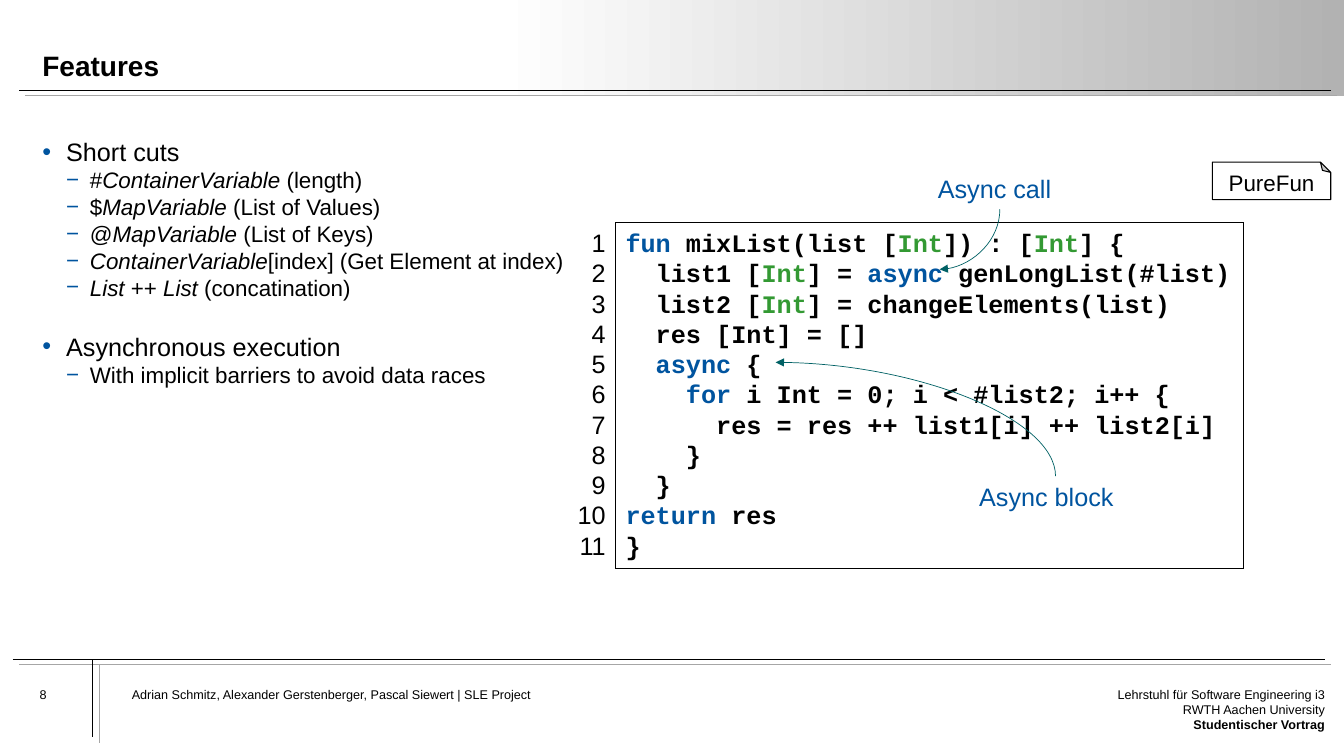
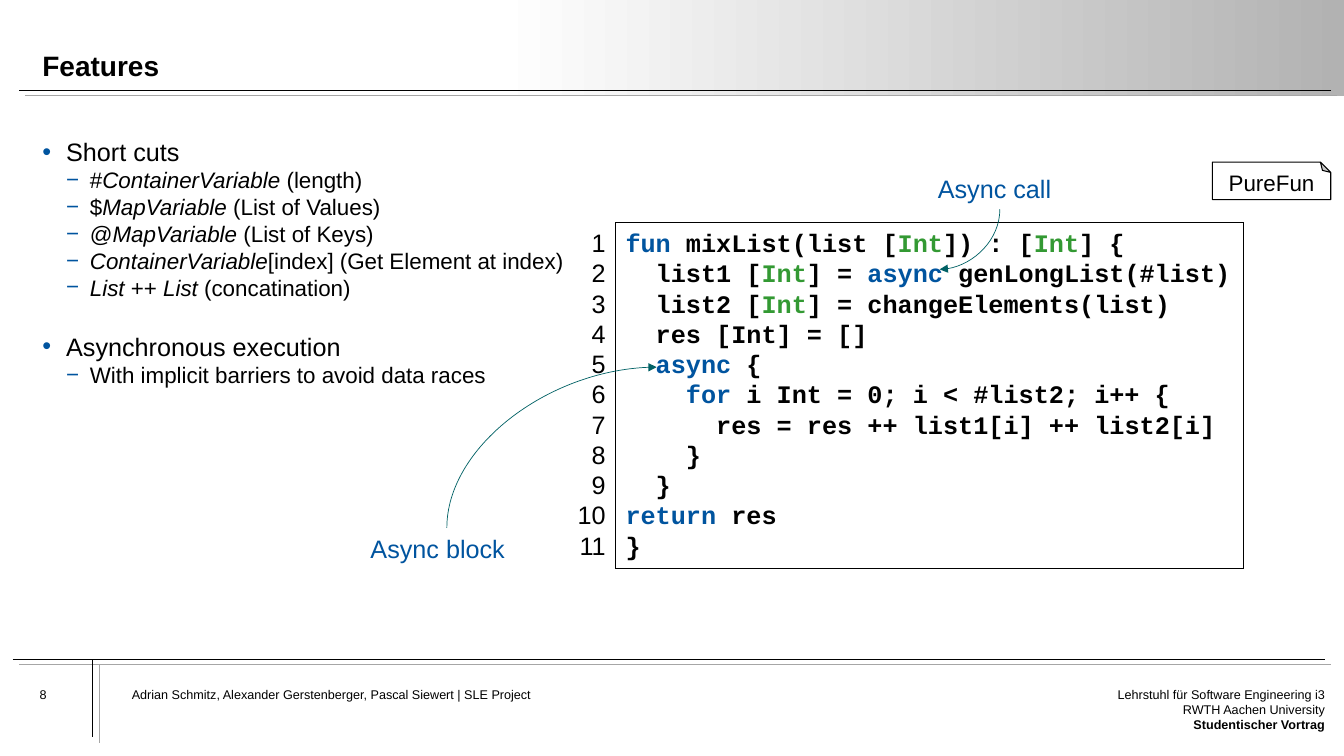
Before and after one commit to Atrisan/PureFun, a slide deck: slide 8 of Presentation/PureFun-Presentation.pptx. Drawn at 1344x756 pixels with LibreOffice and Linux fonts; fonts in the diff are those of the drawing. Boxes give left, top, right and bottom in pixels: in the first picture for what was removed or moved away, otherwise in the second. Text is boxed around its words. In the diff, an @@ line names an element or a change of style, - is before the commit and + after.

Commit message:
small fix

```diff
--- a/Presentation/PureFun-Presentation.pptx
+++ b/Presentation/PureFun-Presentation.pptx
@@ curved arrow moved from (1056, 476) - (776, 363) to (447, 528) - (657, 367) @@
@@ text "Async block": place and size @@
-text "Async block" at (979, 487, 1114, 511)
+text "Async block" at (370, 539, 505, 563)
```
